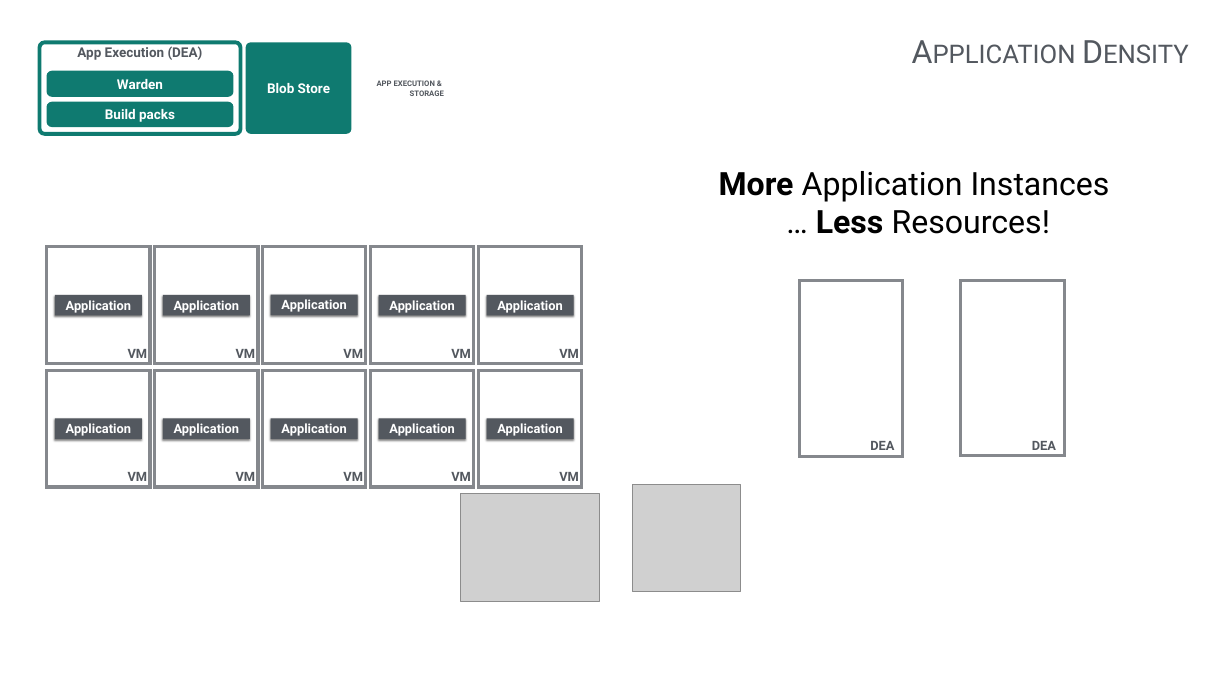
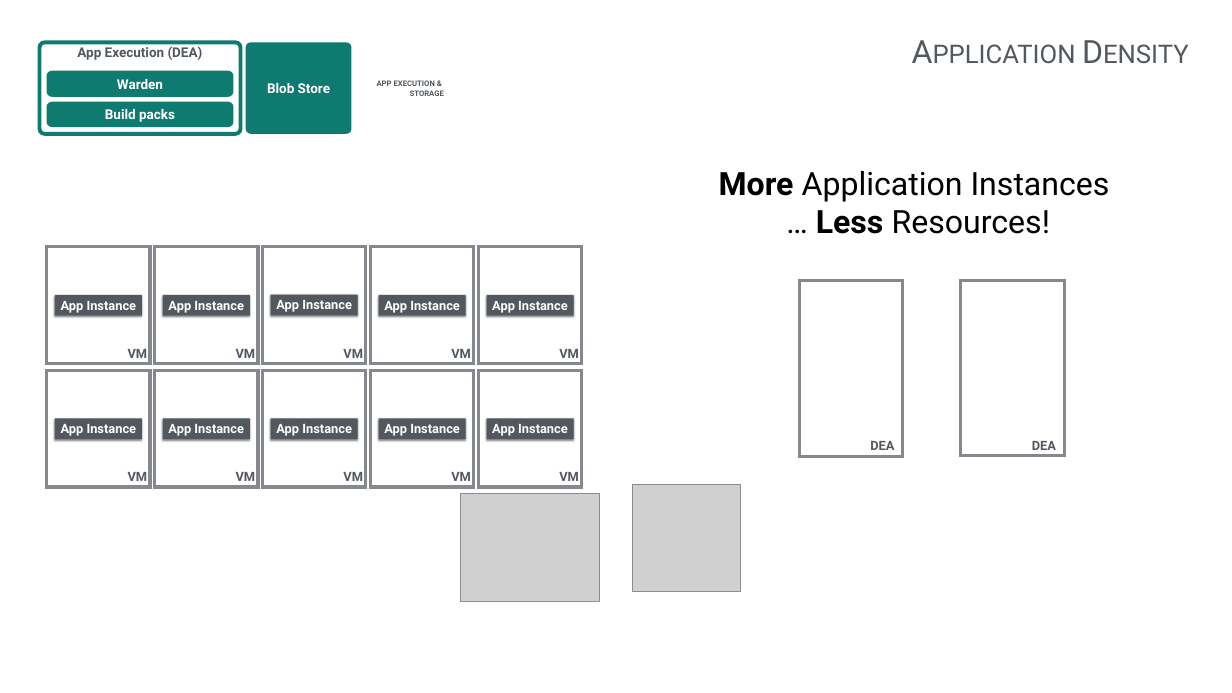
Before and after one commit to krujos/pcf-workshop, a slide deck: slide 20 of overview/Technical_Overview.pptx. Drawn at 1232x693 pixels with LibreOffice and Linux fonts; fonts in the diff are those of the drawing; grey boxes stand for pictures; background and template pictures are left out. Boxes give left, top, right and bottom in pixels: in the first picture for what was removed or moved away, otherwise in the second. Text is boxed around its words. In the diff, an @@ line names an element or a change of style, - is before the commit and + after.

Commit message:
cf name change and app instance clarification

```diff
--- a/overview/Technical_Overview.pptx
+++ b/overview/Technical_Overview.pptx
@@ text in rectangle at <box>61,301,137,313</box>: text changed @@
-Application
+App Instance
@@ text in rectangle at <box>168,301,244,313</box>: text changed @@
-Application
+App Instance
@@ text in rectangle at <box>276,300,352,312</box>: text changed @@
-Application
+App Instance
@@ text in rectangle at <box>384,301,460,313</box>: text changed @@
-Application
+App Instance
@@ text in rectangle at <box>492,301,568,313</box>: text changed @@
-Application
+App Instance
@@ text in rectangle at <box>61,424,137,436</box>: text changed @@
-Application
+App Instance
@@ text in rectangle at <box>168,424,244,436</box>: text changed @@
-Application
+App Instance
@@ text in rectangle at <box>276,424,352,436</box>: text changed @@
-Application
+App Instance
@@ text in rectangle at <box>384,424,460,436</box>: text changed @@
-Application
+App Instance
@@ text in rectangle at <box>492,424,568,436</box>: text changed @@
-Application
+App Instance
```
Also in this commit, not shown: 12 other slides changed, 4 slides added, 2 slides removed.
